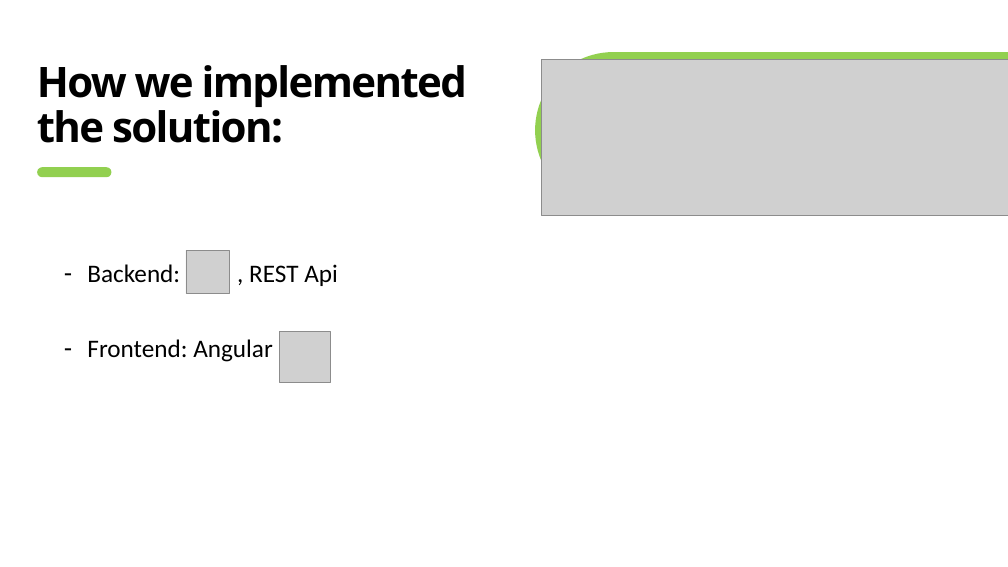
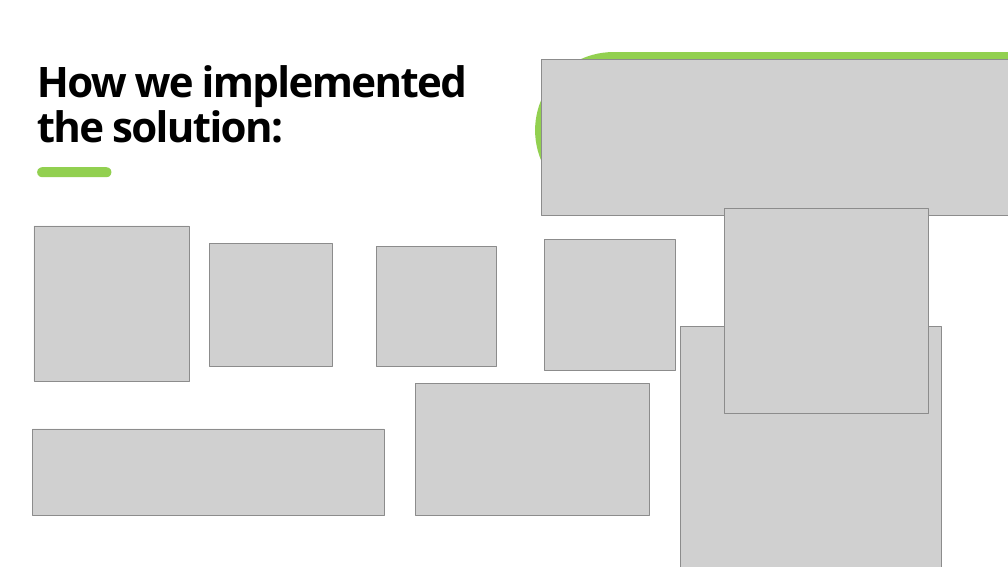
Before and after one commit to savaiulian11/DevHacks2022, a slide deck: slide 6 of ATM_Team.pptx. Drawn at 1008x567 pixels with LibreOffice and Linux fonts; fonts in the diff are those of the drawing; grey boxes stand for pictures. Boxes give left, top, right and bottom in pixels: in the first picture for what was removed or moved away, otherwise in the second. Text is boxed around its words. In the diff, an @@ line names an element or a change of style, - is before the commit and + after.

```diff
--- a/ATM_Team.pptx
+++ b/ATM_Team.pptx
@@ picture added at [724,209,929,414] @@
@@ picture: place and size @@
-picture at [279,331,330,382]
+picture at [34,226,189,381]
@@ text removed at [87,264,338,362] @@
-– Backend: , REST Api
-– Frontend: Angular
@@ picture added at [209,243,332,366] @@
@@ picture: place and size @@
-picture at [186,250,229,293]
+picture at [377,247,497,367]
@@ picture added at [544,240,675,371] @@
@@ picture added at [681,327,942,567] @@
@@ picture added at [416,383,650,515] @@
@@ picture added at [33,429,384,515] @@
```
Also in this commit, not shown: 3 other slides changed, 6 other files.
